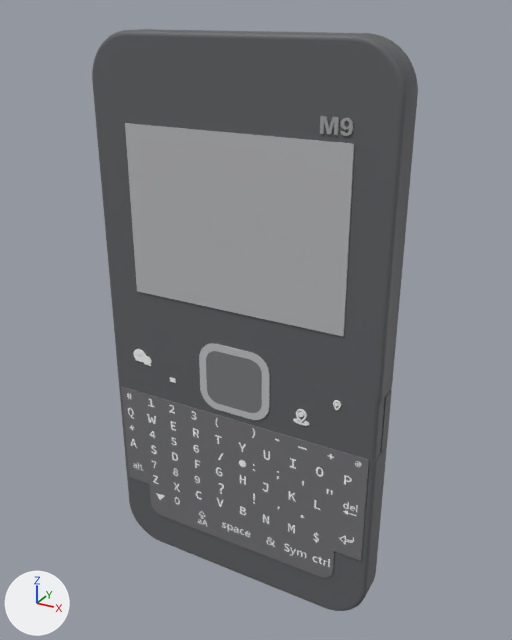
One commit to the glTF model public/models/devices/thinknode_m9.glb: the scene before it, then after it.
Both versions are drawn from a 50 mm camera at (0.0707, -0.1237, 0.1301) aimed at (0.0014, 0.0022, 0.0671). Lighting does not change. The marker at lower left points along +X, +Y and +Z. The picture after the commit comes second. Vertices at exactly the same position are counted once.

Names of what the first picture shows: 'Body', 'Face_2d2d30', 'Face_323335', 'Face_7d7e82', 'Face_8a8c8e', 'Face_ffffff', 'Thin' and 1 more.
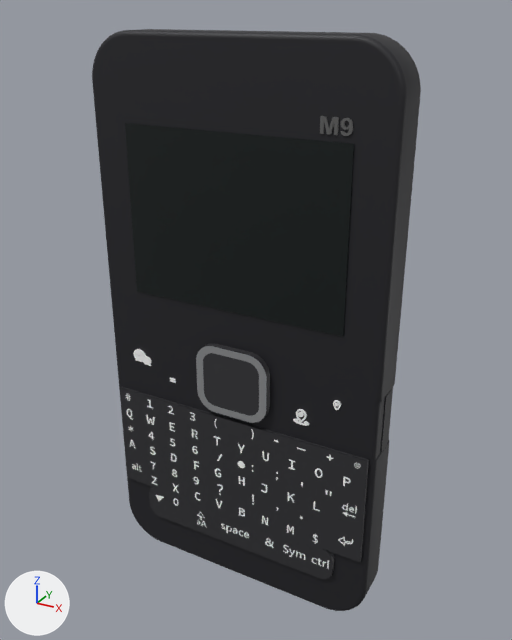
Location of each change, (x1, y1, x2, y2) in pixels of the pictures (512 x 640 px):
'Body', recoloured (dark grey to black)
    both: (92, 29, 418, 611)
'Face_7d7e82', recoloured (grey to black)
    both: (125, 123, 354, 336)
'Face_2d2d30', recoloured, reshaped
    before: (121, 387, 369, 578)
    after: (120, 388, 367, 579)
'Face_323335', recoloured
    both: (206, 353, 259, 413)
'Face_8a8c8e', recoloured
    both: (199, 346, 270, 420)
'Face_1e1f21', added
    after: (120, 345, 368, 579)
'KeyboardRows', added
    after: (121, 387, 369, 562)
'Thin', recoloured (dark grey to black)
    both: (380, 389, 392, 453)
'NavPad', added
    after: (205, 343, 270, 416)
'KeyboardBottomRow', now drawn
    after: (154, 487, 334, 576)
part 1 of me_face_2d2d30, added
    after: (120, 388, 367, 562)
part 2 of me_face_2d2d30, added
    after: (149, 488, 333, 579)
part 3 of me_face_2d2d30, built on
    before: (121, 387, 369, 578)
    after: (150, 486, 353, 562)

What the commit changed:
Material 'c_1e1f21' (mat_c_1e1f21) changes colour from dark grey #606265 to black #1c1c22; in linear values from (0.118, 0.122, 0.129) to (0.0118, 0.0118, 0.0157).
Material 'c_2d2d30' (mat_c_2d2d30) changes colour from grey #747478 to dark grey #2e2e32; in linear values from (0.176, 0.176, 0.188) to (0.0275, 0.0275, 0.0314).
Material 'c_323335' (mat_c_323335) changes colour from grey #7a7c7e to dark grey #323235; in linear values from (0.196, 0.2, 0.208) to (0.0314, 0.0314, 0.0353).
Material 'c_8a8c8e' (mat_c_8a8c8e) changes colour from light grey #c2c4c5 to grey #8a8c8e; in linear values from (0.541, 0.549, 0.557) to (0.255, 0.263, 0.271).
Material 'c_7d7e82' (mat_c_7d7e82) changes colour from grey #babbbd to black #0d1616; in linear values from (0.49, 0.494, 0.51) to (0.00392, 0.00784, 0.00784).
me_face_2d2d30 is used by ob_face_2d2d30; location (0.0, 0.0, 0.0).
me_face_2d2d30 had 2834 vertices, 5880 faces and spanned x -0.032..0.032, y -0.0055..-0.0052, z 0.0097..0.0451.
me_face_2d2d30 now has 2918 vertices, 6036 faces and spans x -0.032..0.032, y -0.006..-0.0052, z 0.0097..0.0451.
me_face_2d2d30 part 1: a new loose piece of 1830 vertices spanning x -0.032..0.032, y -0.006..-0.0057, z 0.0185..0.0451, in mat_c_2d2d30 (dark grey #2e2e32).
me_face_2d2d30 part 2: a new loose piece of 632 vertices spanning x -0.0254..0.0256, y -0.006..-0.0057, z 0.0097..0.0185, in mat_c_2d2d30 (dark grey #2e2e32).
me_face_2d2d30 part 3: 2416 vertices removed from x -0.032..0.032, y -0.0055..-0.0052, z 0.0097..0.0451; 94 vertices added at x -0.0254..0.0296, y -0.006..-0.0052, z 0.0129..0.0323.
Other edits to the shape of me_face_2d2d30 do not show in these pictures.
Mesh me_face_1e1f21 is new.
It has 318 vertices, 536 faces and spans x -0.0321..0.032, y -0.0066..-0.0057, z 0.0097..0.0631.
It uses material mat_c_1e1f21 (black #1c1c22).
Mesh me_navpad is new.
It has 72 vertices, 140 faces and spans x -0.0088..0.0089, y -0.0064..-0.0052, z 0.0466..0.0631.
It uses material mat_c_323335 (dark grey #323235).
Mesh me_keyboardrows is new.
It is a box spanning x -0.0321..0.032, y -0.0056..-0.0052, z 0.0185..0.0451.
It uses material mat_c_2d2d30 (dark grey #2e2e32).
Object 'Face_1e1f21' (ob_face_1e1f21) is new; it shows me_face_1e1f21.
Its location is (0.0, 0.0, 0.0).
Object 'NavPad' (ob_navpad) is new; it shows me_navpad.
Its location is (0.0, 0.0, 0.0).
Object 'KeyboardRows' (ob_keyboardrows) is new; it shows me_keyboardrows.
Its location is (0.0, 0.0, 0.0).
